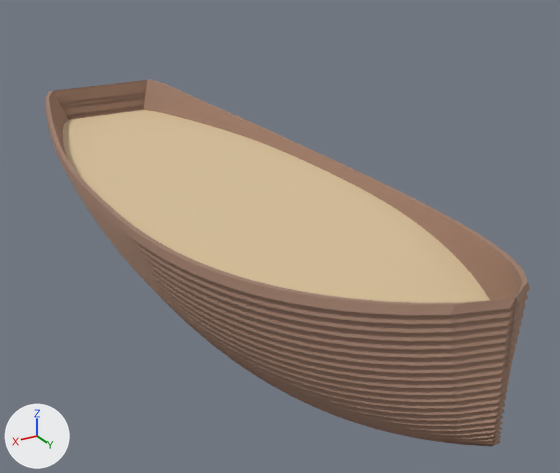
What one commit did to the OBJ model models/hull.obj.
One viewpoint serves both versions: a 50 mm camera at (23.2, 44.6, 21.2) aimed at (-2.6, 1.6, -0.3). The lights are fixed; the arrows at lower left show +X, +Y and +Z. The picture after the commit comes second. Where no turn or scale is listed for an object, it has been applied to the vertices.

Names of what the first picture shows: 'Hull'.
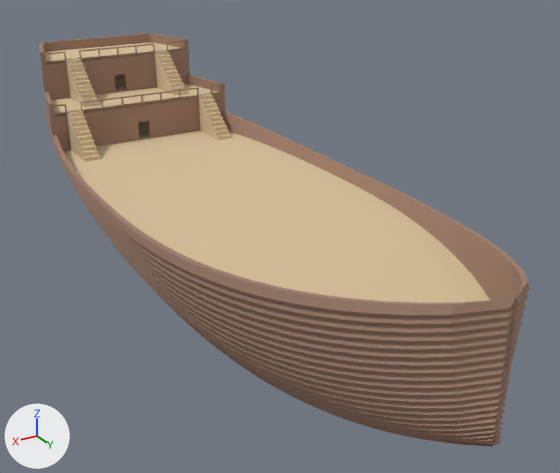
Boxes [x1, y1, x2, y2] around the edits, measured in the pictures (560 x 473 px):
'Hull', reshaped (13% taller): before [45, 80, 530, 447]; after [39, 33, 530, 447]
part 1 of me_hull, added (beige): after [44, 41, 231, 162]
part 2 of me_hull, added: after [39, 33, 225, 135]

The edits, one by one:
me_hull is used by ob_hull; location (0.0, 0.0, 0.0).
me_hull had 3998 vertices, 7898 faces and spanned x -9.1..9.1, y -26.8..25.0, z -7.0..6.1.
me_hull now has 4766 vertices, 9224 faces and spans x -9.1..9.1, y -26.8..25.0, z -7.0..9.8.
me_hull part 1: a new loose piece of 522 vertices spanning x -7.4..7.4, y -26.8..-12.9, z 2.7..9.7.
Part 2, on me_hull:
128 vertices are added at x -7.7..7.7, y -26.8..-16.5, z 4.2..6.6.
6 new vertices lie (0.0, 0.0, 3.2) away from vertices in x -4.9..4.9, y -26.8..-26.4, z 6.6.
48 new vertices lie (0.0, 0.0, 3.2) away from vertices in x -6.7..6.7, y -26.3..-21.5, z 6.6.
318 new faces join them, mat_hull (beige #a07e6c).
Other edits to the shape of me_hull do not show in these pictures.
